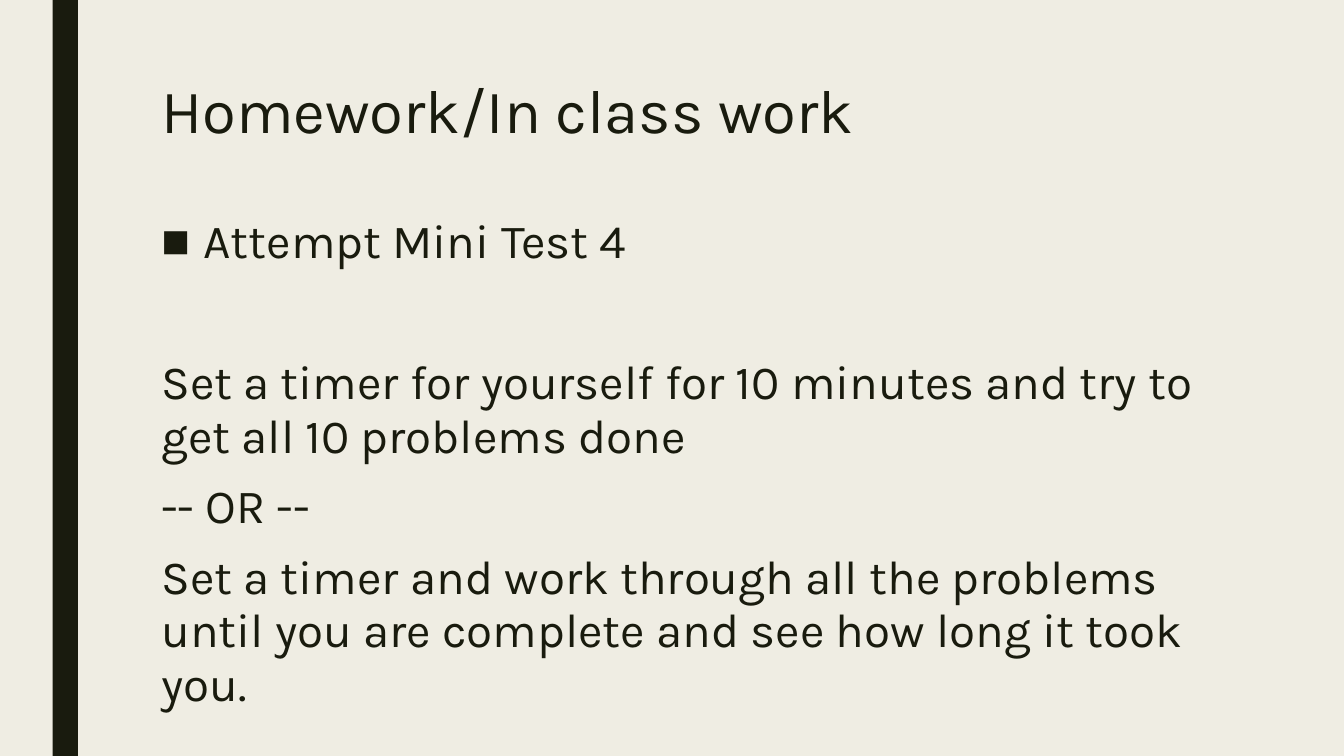
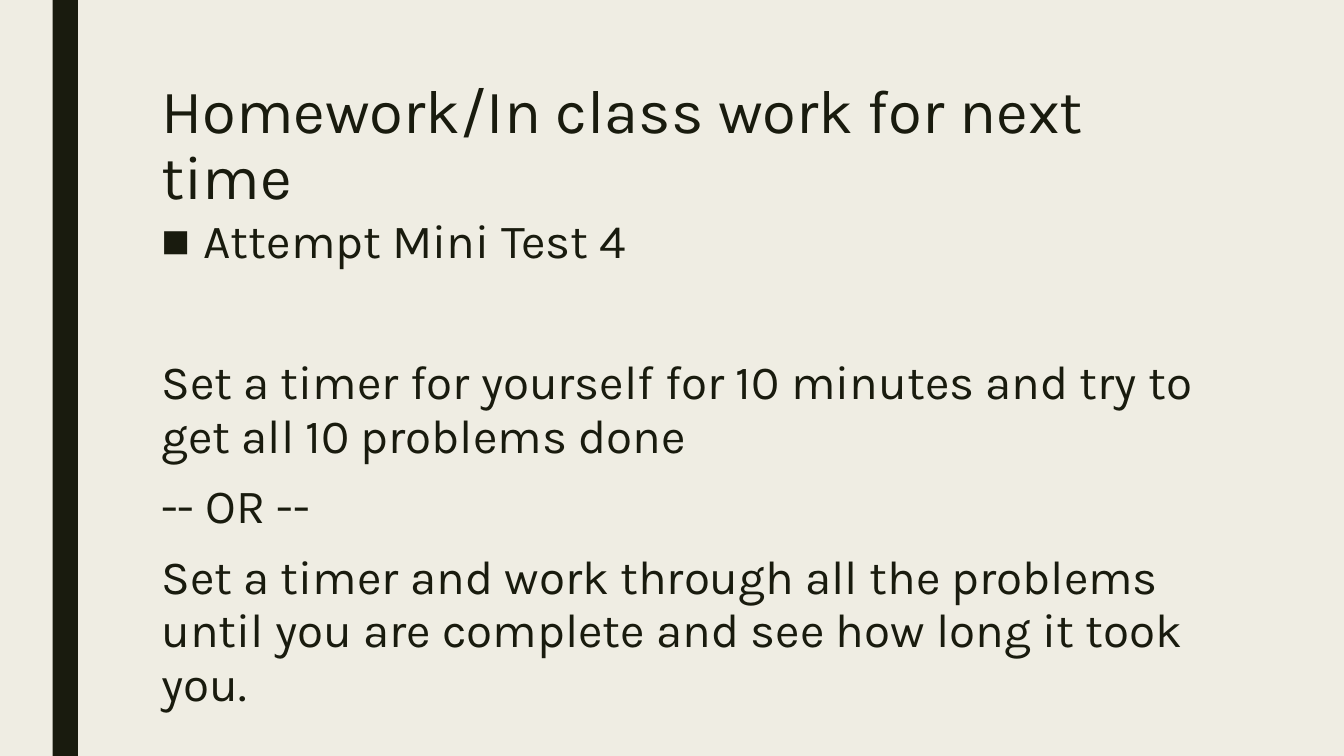
Before and after one commit to codecuddy/algebra_3-4, a slide deck: slide 17 of _PowerPoints/2nd Semester/Unit 7 ACT/Algebra4_Day_063 ACT Abbreviated Test.pptx (slide 15 before the commit). Drawn at 1344x756 pixels with LibreOffice and Linux fonts; fonts in the diff are those of the drawing. Boxes give left, top, right and bottom in pixels: in the first picture for what was removed or moved away, otherwise in the second. Text is boxed around its words. In the diff, an @@ line names an element or a change of style, - is before the commit and + after.

```diff
--- a/_PowerPoints/2nd Semester/Unit 7 ACT/Algebra4_Day_063 ACT Abbreviated Test.pptx
+++ b/_PowerPoints/2nd Semester/Unit 7 ACT/Algebra4_Day_063 ACT Abbreviated Test.pptx
@@ title at (x1=161, y1=88, x2=1082, y2=200): text changed @@
-Homework/In class work
+Homework/In class work for next time
```
Also in this commit, not shown: 5 other slides changed, 2 slides added, 1 other file.
